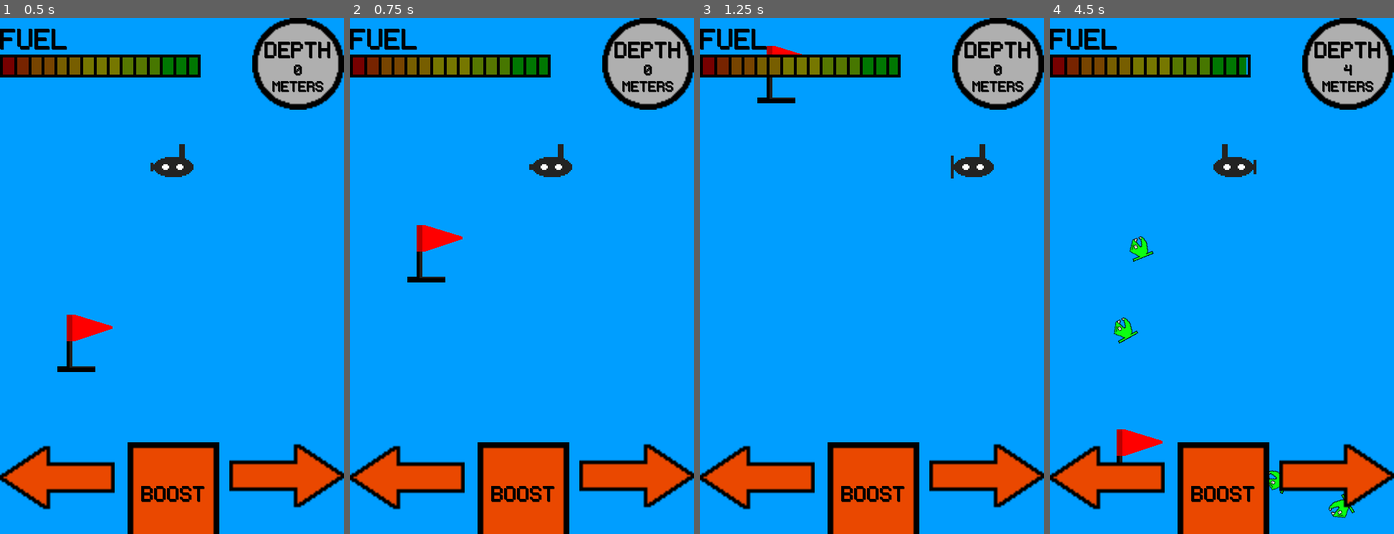
Above: before the commit, frames 1-4 (left to right).
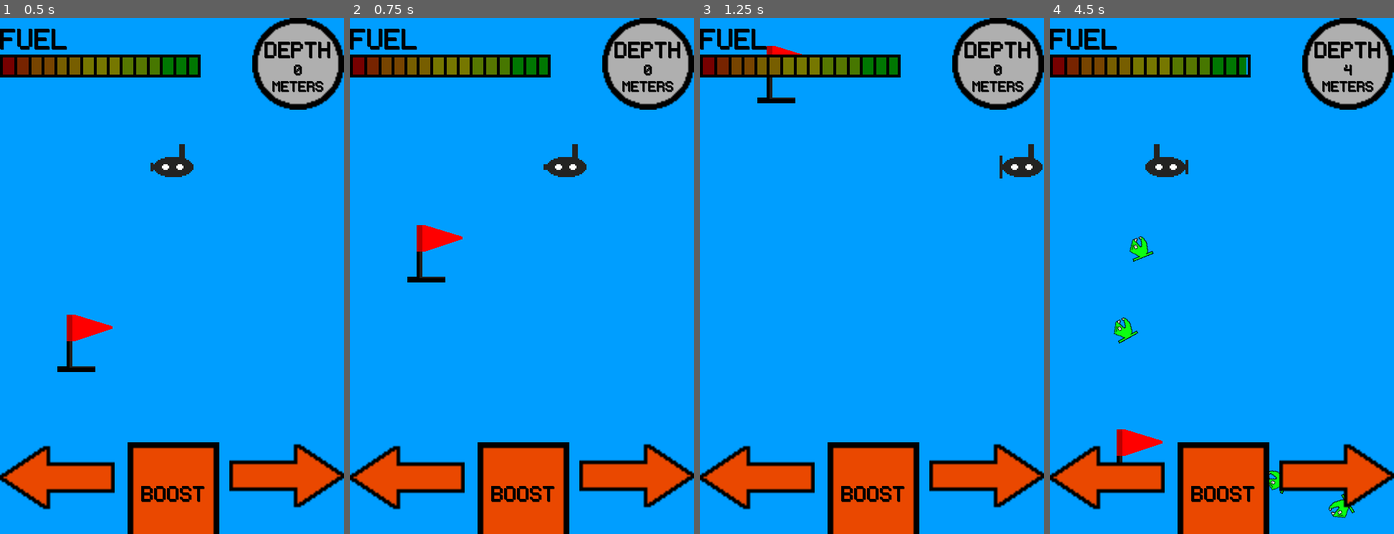
Above: after the commit, the same moments.

Repository: seb-navarro/Endless_Depth
Game: Godot game, scene res://Main/Main.tscn
Two runs of this game, one before a commit and one after it. Both use one fixed random seed, a clock stepped at 60 frames per second and the inputs below.
Inputs:
- Up to frame 1 (0.5 s): no input
- Up to frame 2 (0.75 s): hold D (move_right) from 0.53 s (still down)
- Up to frame 3 (1.25 s): keep holding D (move_right)
- Up to frame 4 (4.5 s): release D (move_right) at 1.28 s; hold A (move_left) 1.28-2.03 s; hold D (move_right) 2.03-3.53 s; hold A (move_left) from 3.53 s (still down)

Frame 1 is identical in both runs. In frame 2, 0.4% of the frame differs, in the area x 52-69%, y 24-31%; in frame 3, 0.9%, in the area x 72-100%, y 24-32%; in frame 4, 0.9%.

Commit message:
Changed player node back to area 2d so that enemy physics would not affect its direction

Diff:
--- a/Player/Player.gd
+++ b/Player/Player.gd
@@ -1,9 +1,9 @@
-extends CharacterBody2D
+extends Area2D
 
 signal hit
 
+@export var speed = 300
 var screen_size
-var speed = 100
 
 
 # Called when the node enters the scene tree for the first time.
@@ -14,42 +14,31 @@
 
 # Called every frame. 'delta' is the elapsed time since the previous frame.
 func _process(delta: float) -> void:
-
-	var direction = 0
+	var velocity = Vector2.ZERO
 
 	if Input.is_action_pressed("move_right"):
-		direction += 1
-	elif Input.is_action_pressed("move_left"):
-		direction -= 1
+		velocity.x += 1
+	if Input.is_action_pressed("move_left"):
+		velocity.x -= 1
 
-	velocity.x = direction * speed
-
-	move_and_slide()
-
-	check_collision()
+	if velocity.length() > 0:
+		velocity = velocity.normalized() * speed
 
 	$AnimatedSprite2D.play()
 
 	position += velocity * delta
 
 	var player_size = Vector2(64, 64)
-
 	position.x = clamp(position.x, 0 + player_size.x / 2, screen_size.x - player_size.x / 2)
-	#position.y = clamp(position.x, 0 + player_size.y / 2, screen_size.y - player_size.y / 2)
-	#position = position.clamp(Vector2.ZERO, screen_size)
 
 	if velocity.x != 0:
 		$AnimatedSprite2D.flip_h = velocity.x < 0
 
 
-
-func check_collision():
-	if get_slide_collision_count() > 0:
-		hit.emit()
-		$AnimatedSprite2D.animation = "submarine_hit"
-		$CollisionPolygon2D.disabled = true
-		$HitTimer.start()
-
+func _on_body_entered(body: Node2D) -> void:
+	hit.emit()
+	$AnimatedSprite2D.animation = "submarine_hit"
+	$HitTimer.start()
 
 
 func start(pos):
@@ -60,4 +49,3 @@
 
 func _on_hit_timer_timeout() -> void:
 	$AnimatedSprite2D.animation = "submarine"
-	$CollisionPolygon2D.disabled = false
--- a/Player/Player.tscn
+++ b/Player/Player.tscn
@@ -140,7 +140,7 @@
 "speed": 12.0
 }]
 
-[node name="Player" type="CharacterBody2D"]
+[node name="Player" type="Area2D"]
 position = Vector2(234, 258)
 script = ExtResource("1_mxh4d")
 metadata/_edit_group_ = true
@@ -156,4 +156,5 @@
 [node name="HitTimer" type="Timer" parent="."]
 one_shot = true
 
+[connection signal="body_entered" from="." to="." method="_on_body_entered"]
 [connection signal="timeout" from="HitTimer" to="." method="_on_hit_timer_timeout"]
